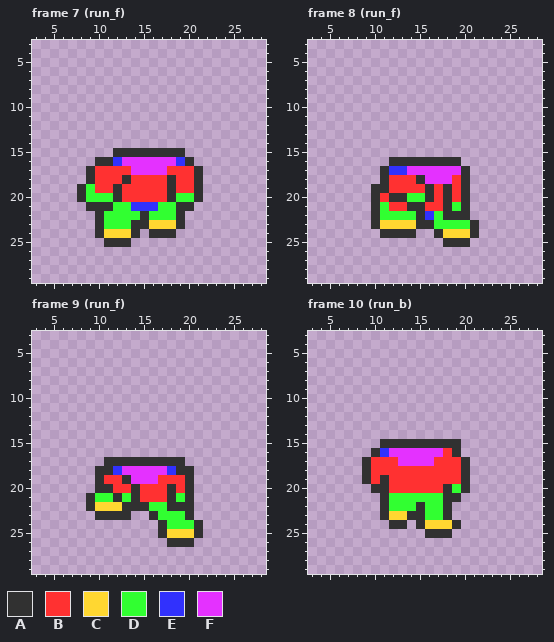
Edited in one commit: pixel-art file (assets/player/player.aseprite). Above, as it was before the edit.
32x32 pixels, 33 frames. Colours within 5 levels of each other are drawn and written as one. Shown: frame 7 (run_f): x 3..28, y 3..29; frame 8 (run_f): x 3..28, y 3..29; frame 9 (run_f): x 3..28, y 3..29; frame 10 (run_b): x 3..28, y 3..29. The commit also changed other frames, which this record leaves out.
Visible layers, top first: "arrow", "body_base".
Palette (. is transparent): A #313131  B #ff3131  C #ffd731  D #31ff31  E #3131fd  F #e431ff
Pixels before, frame 7 (run_f), first column x 8:
15 ....AAAAAAAA..
16 ..AAEFFFFFFEA.
17 .ABBBBFFFFBBBA
18 .ABBBABBBBABBA
19 ADBBABBBBBABBA
20 ADDDABBBBBADDA
21 .AAADDEEEDDAA.
22 ..ADDDDADDDA..
23 ..ADDDAACCCA..
24 ..ACCCA.AAA...
25 ...AAA........
Pixels before, frame 8 (run_f), first column x 10:
16 ..AAAAAAAA..
17 .AEEFFFFFFA.
18 .ABBBAFFFBA.
19 AABBBBABABA.
20 ABAADDABABA.
21 ADBBAABBADA.
22 ADDDDAEDAAA.
23 ACCCCAADDDDA
24 .AAAA..ACCCA
25 ........AAA.
Pixels before, frame 9 (run_f), first column x 9:
17 ..AAAAAAAAA..
18 .AAEFFFFFEAA.
19 .ABBAFFFBBBA.
20 .AABBABBBABA.
21 ADDADABBBADA.
22 ACCCAAADDAAA.
23 .AAAA..ADDDA.
24 ........ADDDA
25 ........ACCCA
26 .........AAA.
Pixels before, frame 10 (run_b), first column x 9:
15 ..AAAAAAAAA.
16 .AEFFFFFFBA.
17 ABBBFFFFBBBA
18 ABBBBBBBBBBA
19 ABABBBBBBBBA
20 .AABBBBBBADA
21 ..ADDDDDDAA.
22 ..ADDDADDA..
23 ..ACCAADDA..
24 ...AA.ACCCA.
25 .......AAA..
Once edited:
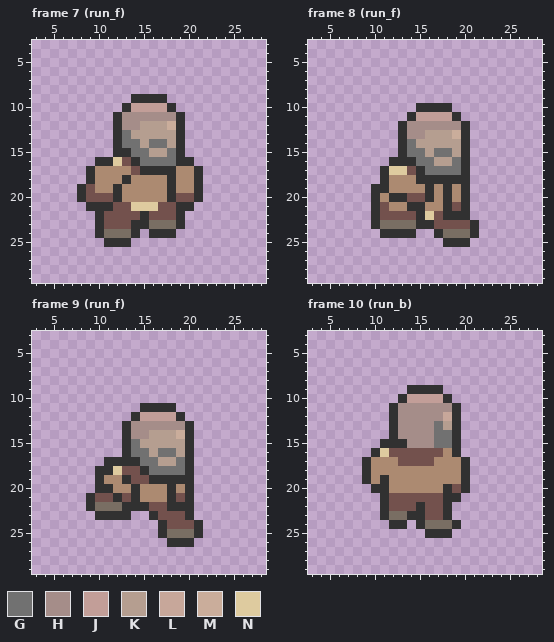
Colours new in this view: G #717171  H #a58d89  J #c29e98  K #b59e90  L #c7a79a  M #caad9b  N #decb9f
Change:
layer "body_base" now hidden
layer "leather_armor" now shown
layer "head" now shown
colour B: #ff3131 -> #ac8a71
colour C: #ffd731 -> #796e63
colour D: #31ff31 -> #73514d
Changed rows in their new state; - is a pixel that keeps its letter.
Frame 7 (run_f), layers "head", "leather_armor":
first column x 12:
 9 --AAAA--
10 -AJJJJA-
11 AHHHHHHA
12 AHHKKKMA
13 AGKKKKKA
14 AGGKGGKA
15 --GGKKG-
16 NDAGGGGA
17 --DAAAA-
first column x 14:
21 NNN
Frame 8 (run_f), layers "head", "leather_armor":
first column x 12:
10 ---AAAA--
11 --AJJJJA-
12 -AHHHHHHA
13 -AHHKKKMA
14 -AGKKKKKA
15 -AGGKGGKA
16 ---GGKKGA
17 NNDAGGGG-
18 ----AAAA-
first column x 16:
22 N
Frame 9 (run_f), layers "head", "leather_armor":
first column x 12:
11 ---AAAA--
12 --AJJJJA-
13 -AHHHHHHA
14 -AHHKKKMA
15 -AGKKKKKA
16 -AGGKGGKA
17 ---GGKKGA
18 NDDAGGGG-
19 --DDAAAA-
Frame 10 (run_b), layers "head", "leather_armor":
first column x 11:
 9 ---AAAA--
10 --AJJJJA-
11 -AHHHHHHA
12 -AHHHHHLA
13 -AHHHHGKA
14 -AHHHHGGA
15 ---HHHGG-
16 NDDDDDD--
17 --DDDD---
